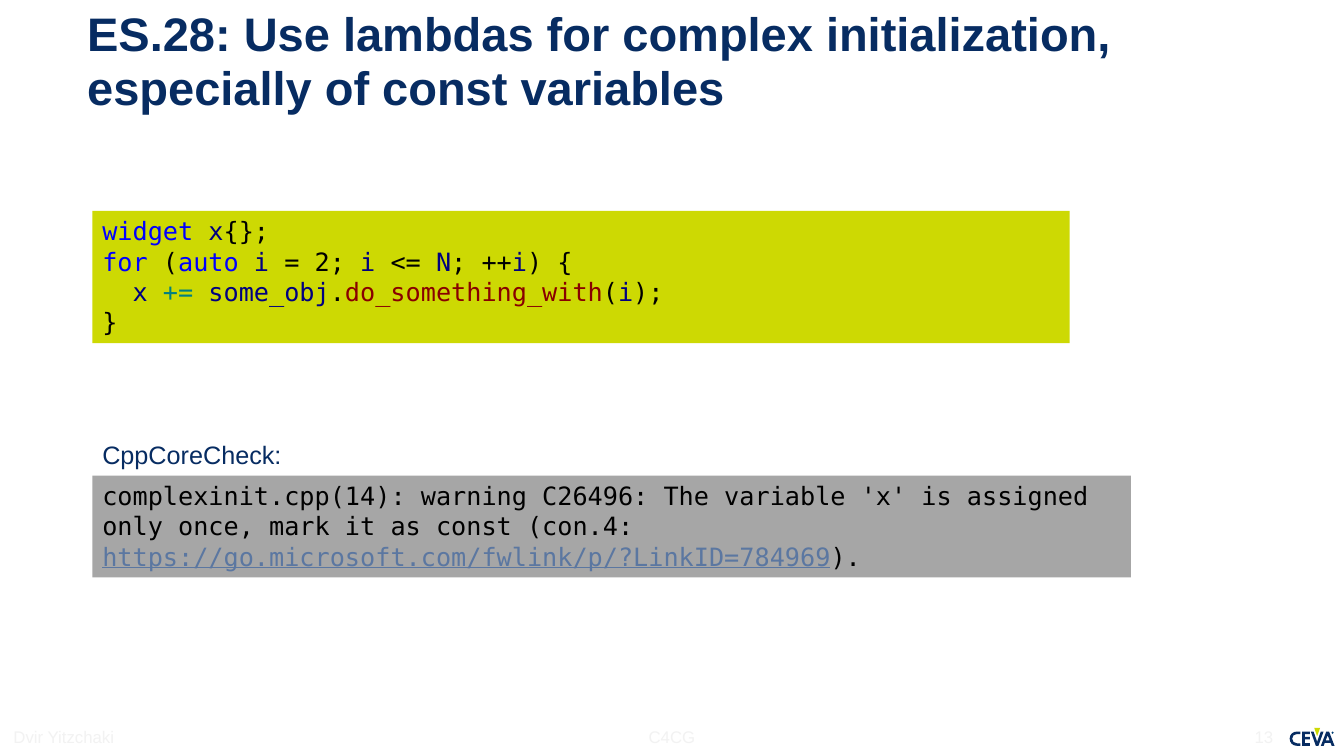
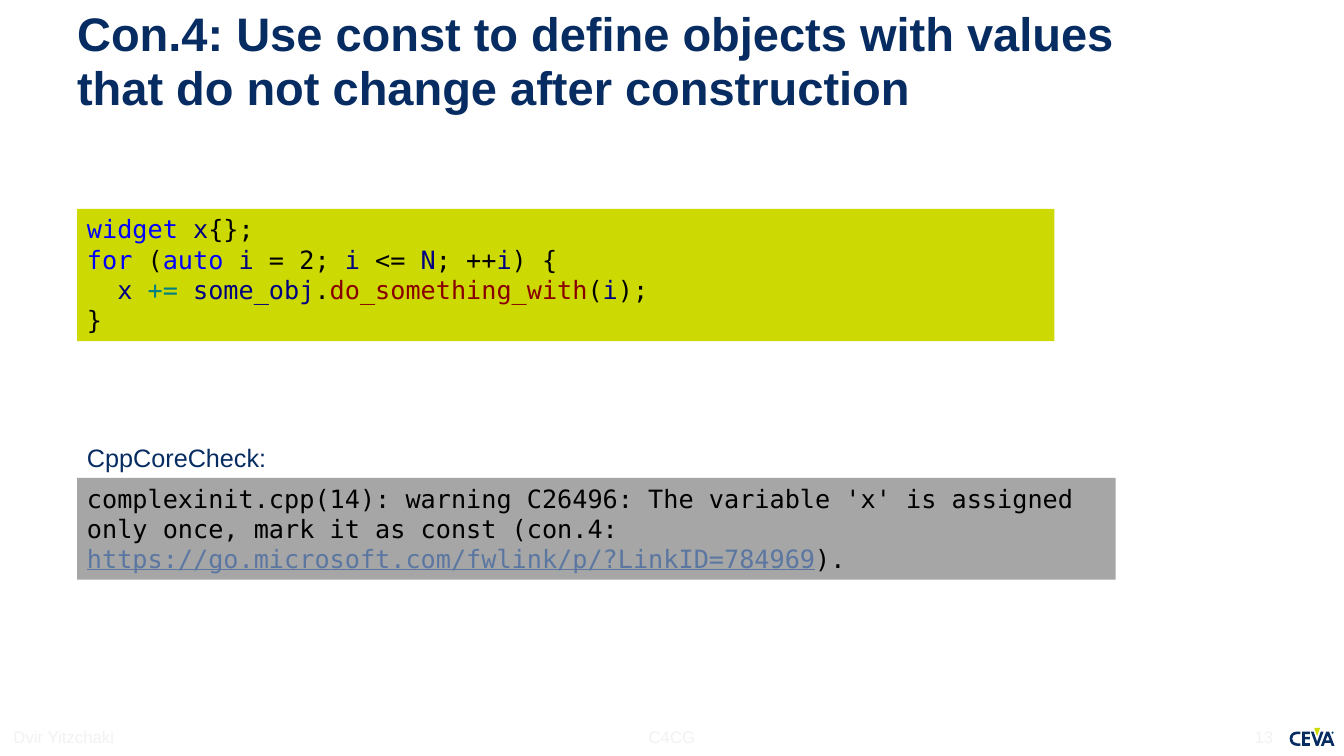
Before and after one commit to dvirtz/CoreCpp, a slide deck: slide 13 of CppCoreGuidelines/C4GC.pptx. Drawn at 1344x756 pixels with LibreOffice and Linux fonts; fonts in the diff are those of the drawing; background and template pictures are left out. Boxes give left, top, right and bottom in pixels: in the first picture for what was removed or moved away, otherwise in the second. Text is boxed around its words. In the diff, an @@ line names an element or a change of style, - is before the commit and + after.

```diff
--- a/CppCoreGuidelines/C4GC.pptx
+++ b/CppCoreGuidelines/C4GC.pptx
@@ title at bbox=[77, 17, 1113, 114]: text changed @@
-ES.28: Use lambdas for complex initialization, especially of const variables
+Con.4: Use const to define objects with values that do not change after construction
@@ rectangle "widget x{};": place and size @@
-rectangle "widget x{};" at bbox=[93, 211, 1071, 343]
+rectangle "widget x{};" at bbox=[77, 209, 1055, 341]
@@ text "CppCoreCheck:": place and size @@
-text "CppCoreCheck:" at bbox=[102, 445, 281, 470]
+text "CppCoreCheck:" at bbox=[87, 448, 266, 473]
@@ rectangle "complexinit.cpp(14): warning C26496: The variable ...": place and size @@
-rectangle "complexinit.cpp(14): warning C26496: The variable ..." at bbox=[93, 476, 1131, 578]
+rectangle "complexinit.cpp(14): warning C26496: The variable ..." at bbox=[77, 478, 1115, 580]
```
Also in this commit, not shown: 2 other slides changed, 1 other file.
